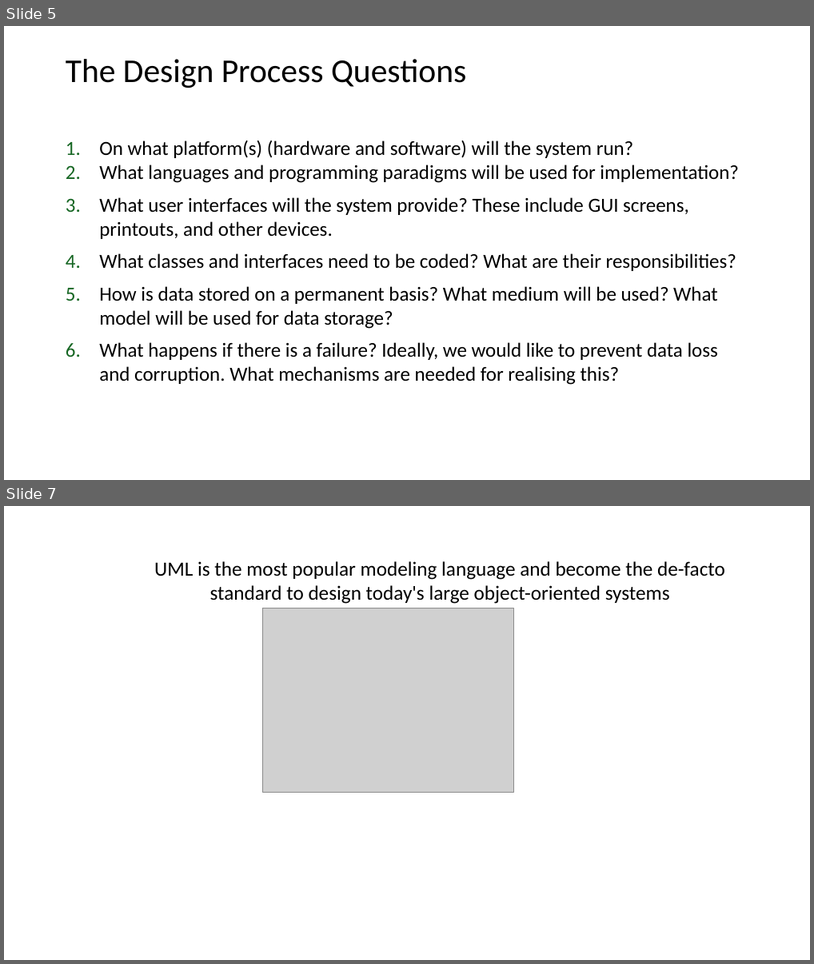
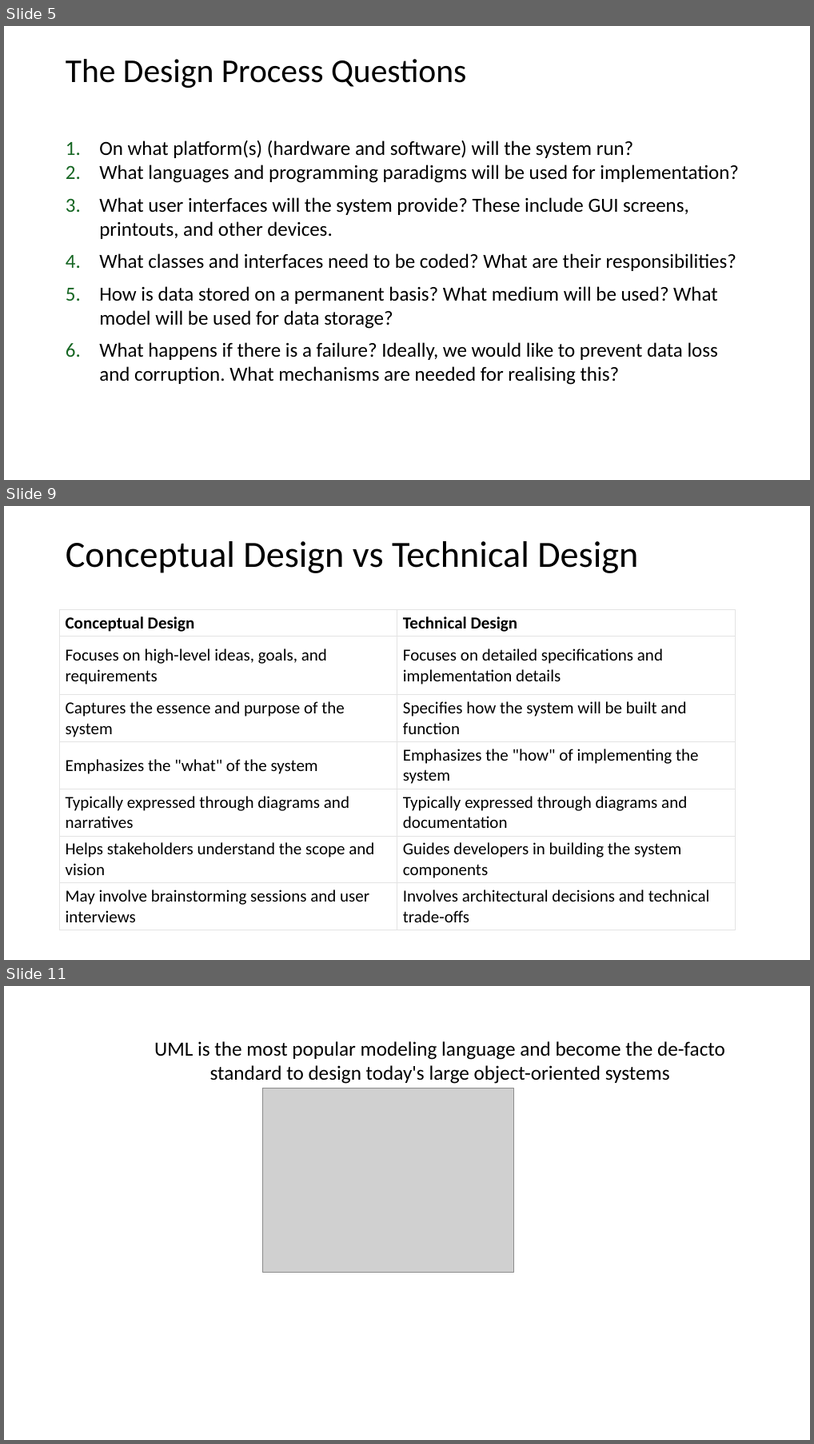
Before and after one commit to johnxu21/johnxu21.github.io, a slide deck: teaching/CS472/Timetable/OOD-V2.pptx. Shown one above the other, each under a label of ours: slides 5 and 7 before the commit, slides 5, 9 and 11 after it; the slides between them are not shown. The pictures are 814x964 and 814x1444 pixels, drawn with LibreOffice and Linux fonts; fonts in the diff are those of the drawing; grey boxes stand for pictures. Boxes give left, top, right and bottom in pixels: in the first picture for what was removed or moved away, otherwise in the second. Text is boxed around its words. In the diff, an @@ line names an element or a change of style, - is before the commit and + after.

```diff
--- a/teaching/CS472/Timetable/OOD-V2.pptx
+++ b/teaching/CS472/Timetable/OOD-V2.pptx
@@ slide 9 added at box(4, 506, 810, 960), background #FFFFFF @@
@@ title added at box(66, 541, 638, 573), 44 pt, text #000000 @@
+Conceptual Design vs Technical Design
@@ table added at box(60, 609, 736, 925), 7 rows, 2 columns @@
+Conceptual Design | Technical Design
+Focuses on high-level ideas, goals, and requirements | Focuses on detailed specifications and implementation details
+Captures the essence and purpose of the system | Specifies how the system will be built and function
+Emphasizes the "what" of the system | Emphasizes the "how" of implementing the system
+Typically expressed through diagrams and narratives | Typically expressed through diagrams and documentation
+Helps stakeholders understand the scope and vision | Guides developers in building the system components
+May involve brainstorming sessions and user interviews | Involves architectural decisions and technical trade-offs
@@ what was slide 7 is now slide 11 @@
```
Also in this commit, not shown: 6 slides changed, 6 other slides added, 5 slides removed, 1 other file.
